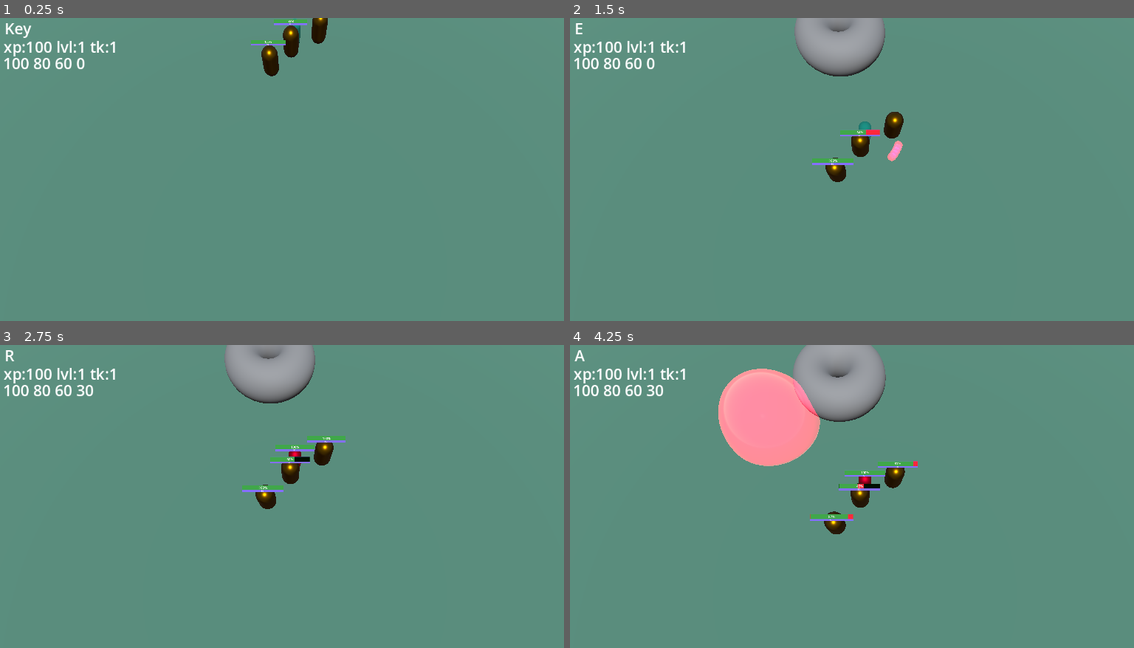
Above: before the commit, frames 1-4 (two rows, left to right).
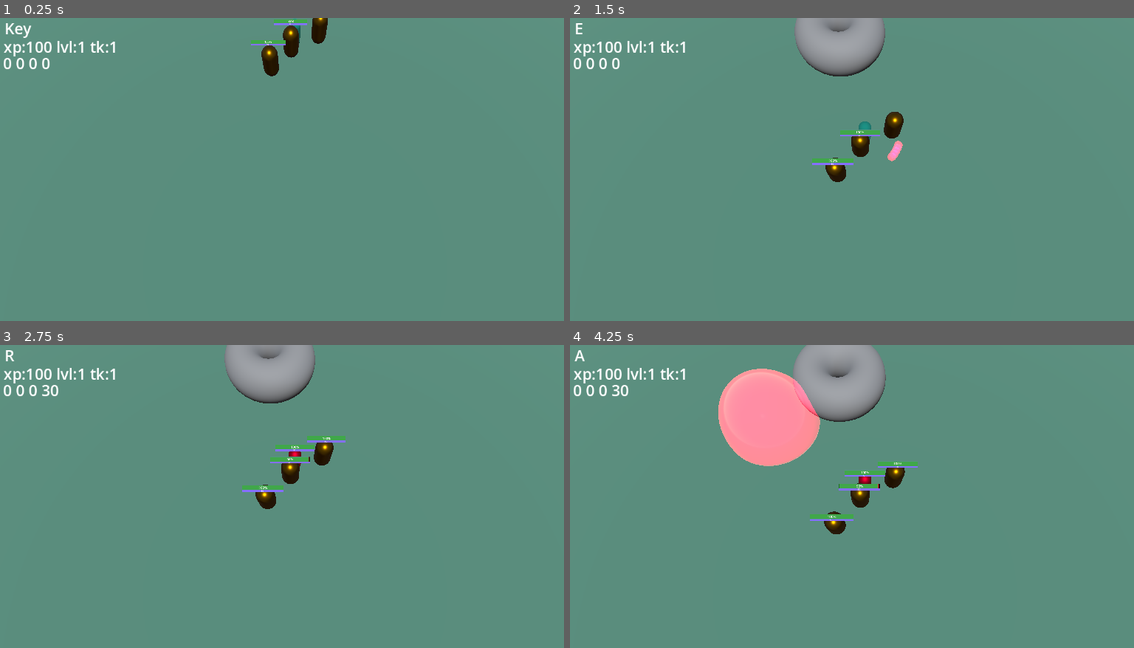
Above: after the commit, the same moments.

Repository: CoininDev/LigmadasLendas
Game: Godot game, scene res://cenas/cena_de_teste.tscn
Two runs of this game, one before a commit and one after it. Both use one fixed random seed, a clock stepped at 60 frames per second and the inputs below.
Inputs (mouse positions are in pixels of both pictures, inside the frame that each line leads up to):
- Up to frame 1 (0.25 s): no input
- Up to frame 2 (1.5 s): tap Enter at 0.5 s; move the mouse to (835, 251) at 0.52 s; hold Up (ui_up) from 0.53 s (still down); tap A (a) at 0.6 s; tap E (e) at 0.8, 1.35 s; tap Space (space) at 1.25 s; move the mouse to (1043, 233) at 1.27 s
- Up to frame 3 (2.75 s): tap Q (q) at 1.55, 2.1 s; move the mouse to (118, 460) at 2.02 s; release Up (ui_up) at 2.03 s; hold Left (ui_left) from 2.03 s (still down); tap R (r) at 2.3 s
- Up to frame 4 (4.25 s): tap Enter at 2.75 s; move the mouse to (897, 511) at 2.77 s; tap R (r) at 2.85 s; tap W (w) at 3.05, 3.6 s; tap Space (space) at 3.5 s; move the mouse to (778, 426) at 3.52 s; release Left (ui_left) at 3.53 s; hold Down (ui_down) from 3.53 s (still down); tap A (a) at 3.8 s

The runs differ from the first frame. In frame 1, 0.3% of the frame differs, in the area x 0-16%, y 13-18%; in frame 2, 0.3%; in frame 3, 0.4%; in frame 4, 0.5%, in the area x 0-62%, y 13-58%.

Commit message:
agr sim xp_comp pronto

Diff:
--- a/comps/scripts/XPComponent.gd
+++ b/comps/scripts/XPComponent.gd
@@ -5,10 +5,10 @@
 var level_max = 18  #0 1   2   3   4   5   6   7   8   9   10  11  12  13  14  15  16  17  18
 var xp_needed_for = [0,100,120,140,150,160,230,240,250,260,270,280,300,310,320,330,340,350,380]
 
-var ability1_lvl = 1
-var ability2_lvl = 1
-var ability3_lvl = 1
-var ultimate_lvl = 1
+var ability1_lvl = 0
+var ability2_lvl = 0
+var ability3_lvl = 0
+var ultimate_lvl = 0
 var ability1_lvl_max = 5
 var ability2_lvl_max = 5
 var ability3_lvl_max = 5
--- a/heroes/scripts/dra_lixo.gd
+++ b/heroes/scripts/dra_lixo.gd
@@ -1,8 +1,8 @@
 extends HeroBase
 
-var q_dano = 100
-var w_dano = 80
-var e_dano = 60
+var q_dano = 0
+var w_dano = 0
+var e_dano = 0
 var ult_buff_set = 0.3
 var ultada = false
 
